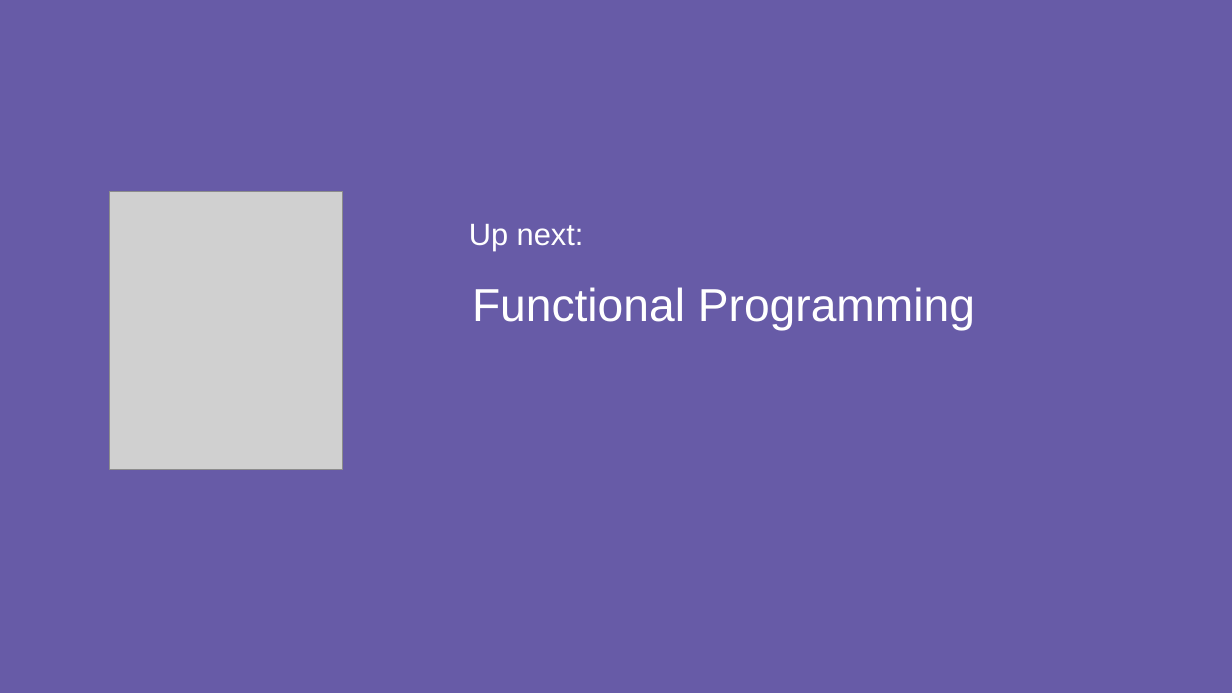
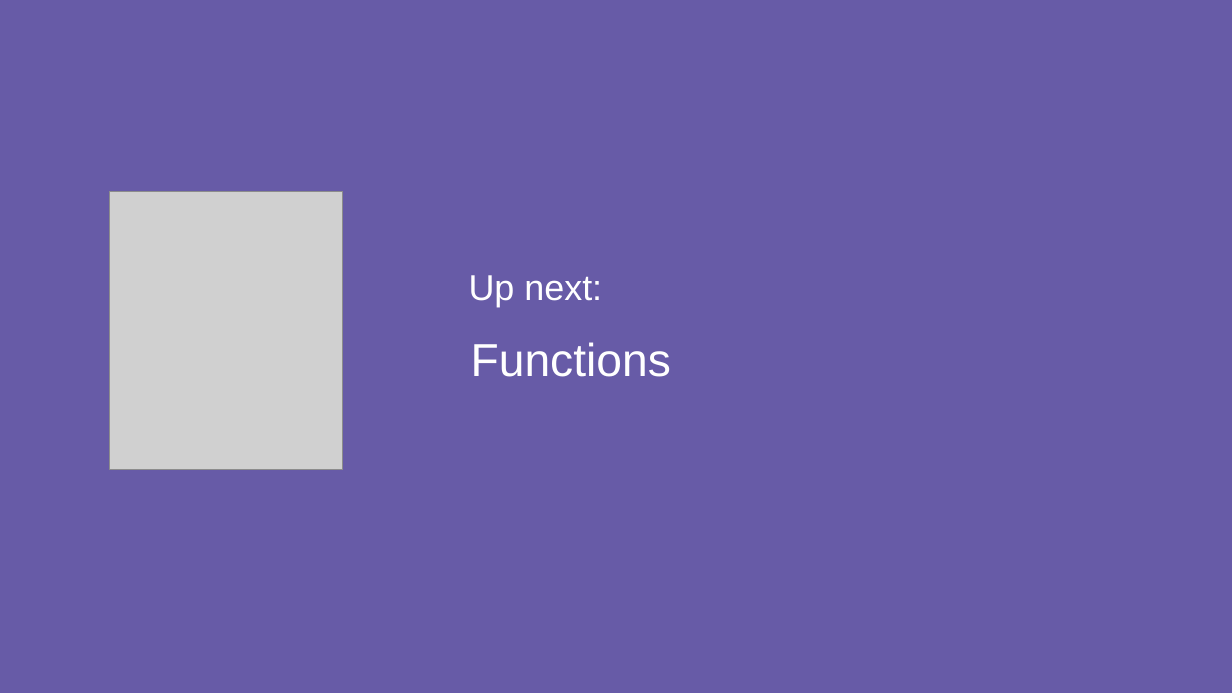
Before and after one commit to Pluralisght/fsharp-6-fundamentals, a slide deck: slide 2 of pres/02/02-99.pptx. Drawn at 1232x693 pixels with LibreOffice and Linux fonts; fonts in the diff are those of the drawing; grey boxes stand for pictures; background and template pictures are left out. Boxes give left, top, right and bottom in pixels: in the first picture for what was removed or moved away, otherwise in the second. Text is boxed around its words. In the diff, an @@ line names an element or a change of style, - is before the commit and + after.

```diff
--- a/pres/02/02-99.pptx
+++ b/pres/02/02-99.pptx
@@ text "Up next:": place and size @@
-text "Up next:" at <box>469,224,975,330</box>
+text "Up next:" at <box>469,275,671,377</box>
@@ text at <box>469,275,602,307</box>: size 24 to 28 pt in "Up next:" @@
@@ text at <box>471,342,671,377</box>: text changed @@
-  Functional Programming
+  Functions
```
Also in this commit, not shown: 15 other files.
